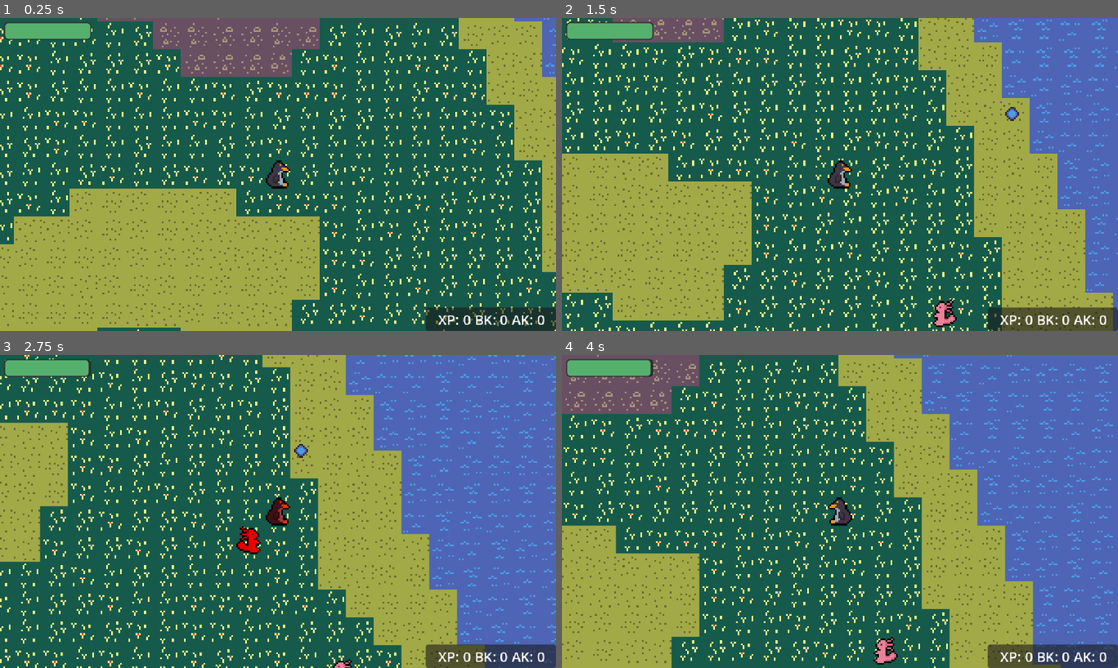
Above: before the commit, frames 1-4 (two rows, left to right).
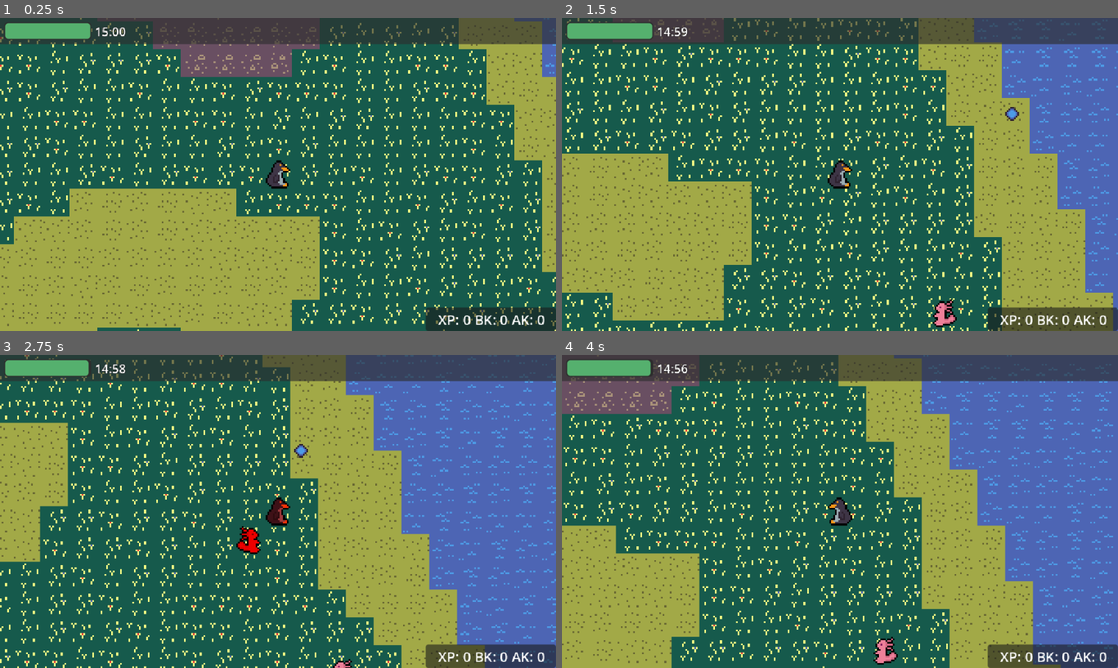
Above: after the commit, the same moments.

Repository: dr-rodriguez/Penguin-Last-Stand
Game: Godot game, scene res://src/core/main_game/main_game.tscn
Same seed, same stepped clock (60 frames per second), same inputs: the game is played once before the commit and once after it.
Inputs (mouse positions are in pixels of both pictures, inside the frame that each line leads up to):
- Up to frame 1 (0.25 s): no input
- Up to frame 2 (1.5 s): tap Enter at 0.5 s; move the mouse to (962, 158) at 0.52 s; press the mouse at (962, 158) at 0.53 s; hold D (move_right) 0.53-1.28 s; move the mouse to (728, 190) at 1.27 s; release the mouse at (728, 190) at 1.28 s; hold S (move_down) from 1.28 s (still down); click (728, 190) at 1.35 s
- Up to frame 3 (2.75 s): move the mouse to (333, 442) at 2.02 s; release S (move_down) at 2.03 s; press the mouse at (333, 442) at 2.03 s; hold D (move_right) from 2.03 s (still down)
- Up to frame 4 (4 s): move the mouse to (812, 574) at 2.77 s; release D (move_right) at 2.78 s; release the mouse at (812, 574) at 2.78 s; hold W (move_up) 2.78-3.53 s; click (812, 574) at 2.85 s; move the mouse to (1006, 558) at 3.52 s; press the mouse at (1006, 558) at 3.53 s; hold A (move_left) from 3.53 s (still down)

The runs differ from the first frame. In frame 1, 7.4% of the frame differs, in the area x 0-100%, y 0-9%; in frame 2, 7.4%; in frame 3, 7.4%; in frame 4, 7.5%.

Commit message:
adding game timer and logic for label and difficulty ramp up

Diff:
--- a/src/core/autoload/game.gd
+++ b/src/core/autoload/game.gd
@@ -6,6 +6,7 @@
 signal snowball_done(n: Node)
 signal enemy_defeated(n: Node)
 signal player_hit()
+signal game_tick()
 
 # Player properties
 var player_xp: int = 0
@@ -22,13 +23,44 @@
 
 ## Enemy type weight (below this value, second type shows up)
 var enemy_type_weight: float = 0.4
+## Enemy spawn time (rate increases over time)
+var enemy_spawn_time: float = 1.0
 
 # Game stats
 var beaver_kills: int = 0
 var axolotl_kills: int = 0
+## Game time in seconds
+var time_elapsed: int = 0
+## Maximum time to count down from
+var max_time: int = 900
 
 var debug_flag:bool = true
 
 func _ready() -> void:
+	_reset()
 	print("[Game] ready")
+	game_tick.connect(calculate_time_stats)
+
+
+## Helper method to reset values on game start
+func _reset() -> void:
 	# TODO: Make a game reset function
+	pass
+
+
+## Logic for any time calculations
+func calculate_time_stats() -> void:
+	time_elapsed += 1
+
+	# Increase difficulty every 2 minutes
+	if time_elapsed % 120 == 0:
+		enemy_spawn_time *= 0.9
+		# Clamp so we don't go above/below thresholds
+		enemy_spawn_time = clampf(enemy_spawn_time, 0.2, 1.0)
+		print("[Game] Spawn time now " + str(enemy_spawn_time))
+
+
+## Formats a time in seconds as MM:SS (e.g. 900 -> "15:00")
+func format_time(seconds: int) -> String:
+	@warning_ignore("INTEGER_DIVISION")
+	return "%02d:%02d" % [seconds / 60, seconds % 60]
--- a/src/core/main_game/main_game.gd
+++ b/src/core/main_game/main_game.gd
@@ -5,6 +5,7 @@
 @onready var shoot_point: Marker2D = %ShootPoint
 @onready var shoot_timer: Timer = %ShootTimer
 @onready var debug_layer := $DebugLayer
+@onready var game_timer: Timer = %GameTimer
 
 var on_cooldown: bool = false
 
@@ -47,3 +48,8 @@
 
 func _on_shoot_timer_timeout() -> void:
 	on_cooldown = false
+
+
+## Every second, emit a game tick
+func _on_game_timer_timeout() -> void:
+	Game.game_tick.emit()
--- a/src/core/main_game/main_game.tscn
+++ b/src/core/main_game/main_game.tscn
@@ -46,6 +46,11 @@
 
 [node name="Systems" type="Node" parent="." unique_id=1217314786]
 process_mode = 1
+
+[node name="GameTimer" type="Timer" parent="Systems" unique_id=1595475123]
+unique_name_in_owner = true
+autostart = true
+ignore_time_scale = true
 
 [node name="World" type="Node2D" parent="." unique_id=986561419]
 process_mode = 1
@@ -151,5 +156,6 @@
 [node name="DebugUi" parent="DebugLayer/DebugRoot" unique_id=1164080196 instance=ExtResource("9_tc86p")]
 layout_mode = 1
 
+[connection signal="timeout" from="Systems/GameTimer" to="." method="_on_game_timer_timeout"]
 [connection signal="timeout" from="World/EntityRoot/Player/Spawner/SpawnTimer" to="World/EntityRoot/Player/Spawner" method="_on_spawn_timer_timeout"]
 [connection signal="timeout" from="World/EntityRoot/ShootTimer" to="." method="_on_shoot_timer_timeout"]
--- a/src/core/main_game/spawner.gd
+++ b/src/core/main_game/spawner.gd
@@ -38,6 +38,9 @@
 	# Start enemy movement, pass player as target
 	enemy.launch(player)
 
+	# Use latest spawn time
+	spawn_timer.start(Game.enemy_spawn_time)
+
 	#print("[Spawner] Enemy " + enemy.enemy_def.name + " added")
 
 
--- a/src/ui/hud/hud.gd
+++ b/src/ui/hud/hud.gd
@@ -1,13 +1,21 @@
 extends Control
 
 @onready var health_bar: ProgressBar = %HealthBar
+@onready var time_label: Label = %TimeLabel
 
 func _ready() -> void:
 	health_bar.max_value = Game.player_health
 	health_bar.value = Game.current_player_health
 	Game.player_hit.connect(_on_player_hit)
+	Game.game_tick.connect(_on_game_tick)
+
+	time_label.text = Game.format_time(Game.max_time)
 
 
 func _on_player_hit() -> void:
 	var tween := get_tree().create_tween()
 	tween.tween_property(health_bar, "value", Game.current_player_health, 0.2)
+
+
+func _on_game_tick() -> void:
+	time_label.text = Game.format_time(Game.max_time - Game.time_elapsed)
--- a/src/ui/hud/hud.tscn
+++ b/src/ui/hud/hud.tscn
@@ -13,23 +13,29 @@
 theme = ExtResource("1_cvkdw")
 script = ExtResource("1_jobw0")
 
-[node name="MarginContainer" type="MarginContainer" parent="." unique_id=964831041]
+[node name="Panel" type="Panel" parent="." unique_id=653456063]
+custom_minimum_size = Vector2(0, 30)
 layout_mode = 1
-anchors_preset = 15
+anchors_preset = 10
 anchor_right = 1.0
-anchor_bottom = 1.0
 grow_horizontal = 2
-grow_vertical = 2
 
-[node name="VBoxContainer" type="VBoxContainer" parent="MarginContainer" unique_id=734673206]
+[node name="MarginContainer" type="MarginContainer" parent="Panel" unique_id=964831041]
+layout_mode = 0
+offset_right = 124.0
+offset_bottom = 33.0
+
+[node name="HBoxContainer" type="HBoxContainer" parent="Panel/MarginContainer" unique_id=465374927]
 layout_mode = 2
 
-[node name="HBoxContainer" type="HBoxContainer" parent="MarginContainer/VBoxContainer" unique_id=465374927]
-layout_mode = 2
-
-[node name="HealthBar" type="ProgressBar" parent="MarginContainer/VBoxContainer/HBoxContainer" unique_id=776789977]
+[node name="HealthBar" type="ProgressBar" parent="Panel/MarginContainer/HBoxContainer" unique_id=776789977]
 unique_name_in_owner = true
 custom_minimum_size = Vector2(100, 20)
 layout_mode = 2
 value = 50.0
 show_percentage = false
+
+[node name="TimeLabel" type="Label" parent="Panel/MarginContainer/HBoxContainer" unique_id=629227596]
+unique_name_in_owner = true
+layout_mode = 2
+text = "15:00"
--- a/src/ui/ui_theme.tres
+++ b/src/ui/ui_theme.tres
@@ -1,7 +1,10 @@
 [gd_resource type="Theme" format=3 uid="uid://c3i1e2wloyui2"]
 
+[sub_resource type="StyleBoxFlat" id="StyleBoxFlat_4ffcv"]
+bg_color = Color(0.1764706, 0.1764706, 0.1764706, 0.6431373)
+
 [sub_resource type="StyleBoxFlat" id="StyleBoxFlat_wksio"]
-bg_color = Color(0.17641908, 0.17641911, 0.17641899, 1)
+bg_color = Color(0.1764706, 0.1764706, 0.1764706, 1)
 corner_radius_top_left = 4
 corner_radius_top_right = 4
 corner_radius_bottom_right = 4
@@ -20,10 +23,13 @@
 corner_radius_bottom_left = 4
 
 [resource]
+Label/constants/outline_size = 2
+Label/font_sizes/font_size = 14
 MarginContainer/constants/margin_bottom = 5
 MarginContainer/constants/margin_left = 5
 MarginContainer/constants/margin_right = 5
 MarginContainer/constants/margin_top = 5
+Panel/styles/panel = SubResource("StyleBoxFlat_4ffcv")
 ProgressBar/colors/font_color = Color(0, 0, 0, 1)
 ProgressBar/colors/font_outline_color = Color(0, 0, 0, 1)
 ProgressBar/constants/outline_size = 0
